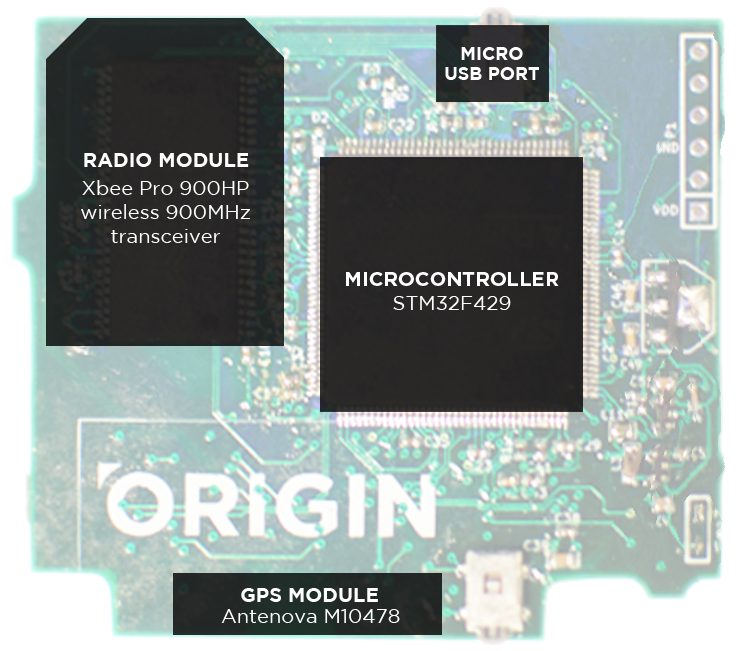
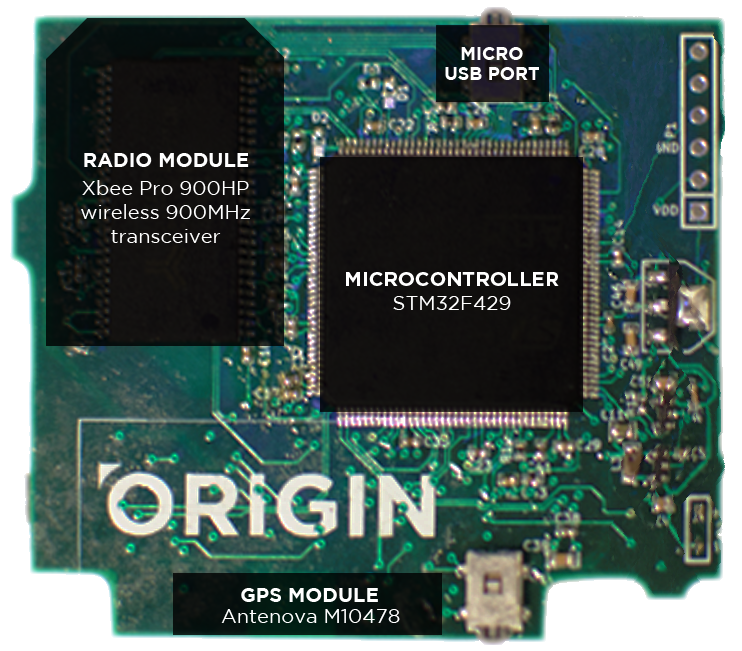
Layered file, before and after one edit (742px x 651px). Changes by layer:
"Layer 1": opacity 39% → 100%, painted on it over [10, 7, 725, 645]
